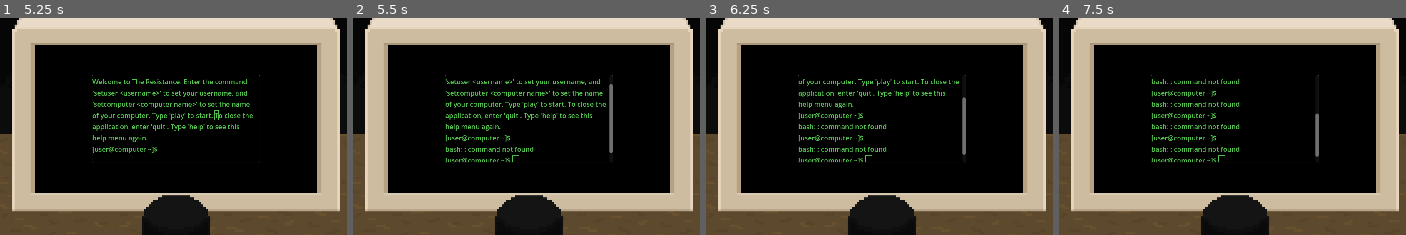
Above: before the commit, frames 1-4 (left to right).
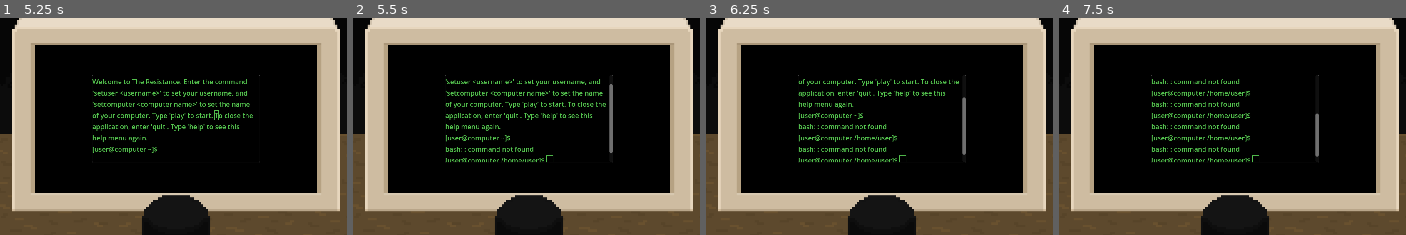
Above: after the commit, the same moments.

Repository: bunnybunnybun/The-Resistance
Game: Godot game, scene res://scenes/MainMenu.tscn
Same seed, same stepped clock (60 frames per second), same inputs: the game is played once before the commit and once after it.
Inputs (mouse positions are % of the whole screen's width and height, from its top left):
- Up to frame 1 (5.25 s): tap Enter at 0.5, 0.6, 1.35, 2.3, 3.05, 3.6, 4.35 s; move the mouse to (78, 43) at 0.52 s; hold Right 0.53-1.28 s; click (78, 43) at 0.67 s; tap F1 (continue_in_dialog) at 1.25, 2, 2.75, 3.5, 4.15, 4.25 s; move the mouse to (29, 53) at 1.27 s; hold Down 1.28-2.03 s; move the mouse to (64, 25) at 2.02 s; hold Right 2.03-2.78 s; tap Alt at 2.1, 5.1 s; move the mouse to (47, 69) at 2.77 s; hold Up 2.78-3.53 s; tap Shift at 2.85 s; click (47, 69) at 2.92 s; move the mouse to (87, 64) at 3.52 s; hold Left 3.53-5.03 s; move the mouse to (18, 33) at 4.27 s; move the mouse to (58, 48) at 5.02 s; hold Down from 5.03 s (still down); click (58, 48) at 5.17 s
- Up to frame 2 (5.5 s): keep holding Down; tap Enter at 5.3 s
- Up to frame 3 (6.25 s): move the mouse to (35, 22) at 5.77 s; release Down at 5.78 s; hold Right from 5.78 s (still down); tap Shift at 5.85 s; tap Enter at 6.05 s
- Up to frame 4 (7.5 s): move the mouse to (78, 43) at 6.52 s; release Right at 6.53 s; hold Up 6.53-7.28 s; tap Enter at 6.6, 7.35 s; move the mouse to (29, 53) at 7.27 s; hold Right from 7.28 s (still down); click (29, 53) at 7.42 s
The pictures show only the part of the screen within x 27-77%, y 25-75%; the shares and areas given below are measured in that part.

Frame 1 is identical in both runs. In frame 2, 0.2% of the frame differs, in the area x 42-58%, y 63-67%; in frame 3, 0.3%; in frame 4, 0.7%, in the area x 42-58%, y 33-67%.

Commit message:
Added the ability to set a username and computer name.

Diff:
--- a/MainMenu.tscn
+++ b/MainMenu.tscn
@@ -1,6 +1,6 @@
 [gd_scene load_steps=5 format=3 uid="uid://dvlamqsyyej88"]
 
-[ext_resource type="Script" uid="uid://c7dfw3c2v8r1v" path="res://main_menu.gd" id="1_i26rj"]
+[ext_resource type="Script" uid="uid://c7dfw3c2v8r1v" path="res://scripts/main_menu.gd" id="1_i26rj"]
 [ext_resource type="Texture2D" uid="uid://b7kjcg6ajlfcv" path="res://images/main_menu_background.png" id="2_eiy7p"]
 [ext_resource type="FontFile" uid="uid://brxrvyhwbk85q" path="res://fonts/elounda/font/Elounda-Italic.ttf" id="3_h7a2f"]
 
--- a/project.godot
+++ b/project.godot
@@ -14,6 +14,10 @@
 run/main_scene="res://scenes/MainMenu.tscn"
 config/features=PackedStringArray("4.5", "GL Compatibility")
 config/icon="res://icon.svg"
+
+[autoload]
+
+Global="*res://scripts/global.gd"
 
 [display]
 
--- a/scenes/IntroDialog.tscn
+++ b/scenes/IntroDialog.tscn
@@ -1,7 +1,7 @@
 [gd_scene load_steps=3 format=3 uid="uid://c10ly7icxihtw"]
 
 [ext_resource type="FontFile" uid="uid://ch8t435m137eh" path="res://fonts/Tomorrow/Tomorrow-Regular.ttf" id="1_xkam6"]
-[ext_resource type="Script" uid="uid://b56gt8twdwi8y" path="res://label.gd" id="2_g2clt"]
+[ext_resource type="Script" uid="uid://b56gt8twdwi8y" path="res://scripts/label.gd" id="2_g2clt"]
 
 [node name="Control" type="Control"]
 layout_mode = 3
--- a/scenes/MainMenu.tscn
+++ b/scenes/MainMenu.tscn
@@ -1,6 +1,6 @@
 [gd_scene load_steps=5 format=3 uid="uid://dosqxnixp8bbc"]
 
-[ext_resource type="Script" uid="uid://c7dfw3c2v8r1v" path="res://main_menu.gd" id="1_i26rj"]
+[ext_resource type="Script" uid="uid://c7dfw3c2v8r1v" path="res://scripts/main_menu.gd" id="1_i26rj"]
 [ext_resource type="Texture2D" uid="uid://b7kjcg6ajlfcv" path="res://images/main_menu_background.png" id="2_eiy7p"]
 [ext_resource type="FontFile" uid="uid://brxrvyhwbk85q" path="res://fonts/elounda/font/Elounda-Italic.ttf" id="3_h7a2f"]
 
--- a/scenes/text_edit.gd
+++ b/scenes/text_edit.gd
@@ -7,7 +7,7 @@
 		"dev": {},
 		"etc": {},
 		"home": {
-			"user": {
+			Global.username: {
 				"Documents": {
 					"Secrets.txt": "HAHA you thought you could discover my deepest secrets?",
 					"placehold.txt": "this is a placeholder"
@@ -24,6 +24,7 @@
 @onready var current_path = "/home/user"
 
 func _ready():
+	text_edit.text = "[" + Global.username + "@" + Global.computername + " " + current_path +"]$ "
 	text_edit.gui_input.connect(_on_LineEdit_gui_input)
 
 func _on_LineEdit_gui_input(event):
@@ -182,7 +183,7 @@
 		elif command == "pwd":
 			text_edit.text += "\n" + current_path
 		elif command == "clear":
-			text_edit.text = "[user@computer " + current_path + "]$ "
+			text_edit.text = "\n[" + Global.username + "@" + Global.computername + " " + current_path +"]$ "
 			var last_line = text_edit.get_line_count() - 1
 			text_edit.set_caret_column(text_edit.get_line(last_line).length())
 			return
@@ -191,7 +192,7 @@
 		else:
 			text_edit.text = text_edit.text + "\nbash: " + command + ": command not found"
 
-		text_edit.text = text_edit.text + "\n[user@computer " + current_path +"]$ "
+		text_edit.text = text_edit.text + "\n[" + Global.username + "@" + Global.computername + " " + current_path +"]$ "
 		var last_line = text_edit.get_line_count() - 1
 		text_edit.set_caret_line(last_line)
 		text_edit.set_caret_column(text_edit.get_line(last_line).length())
--- /dev/null
+++ b/scripts/global.gd
@@ -0,0 +1,4 @@
+extends Node
+
+var username = "user"
+var computername = "computer"
--- a/main_menu.gd
+++ b/scripts/main_menu.gd
@@ -2,6 +2,8 @@
 
 @onready var text_edit: TextEdit = $TextEdit
 @onready var label: Label = $Label
+@onready var username = "username"
+@onready var computername = "computer"
 
 func _ready():
 	text_edit.gui_input.connect(_on_LineEdit_gui_input)
@@ -11,15 +13,23 @@
 		text_edit.accept_event()
 
 		var line_count = text_edit.get_line_count()
-		var prompt = "[user@computer ~]$ "
+		var full_command = ""
 		var command = ""
+		var arg = ""
 		for i in range(line_count - 1, -1, -1):
 			var line = text_edit.get_line(i)
 			if not line.is_empty():
-				if line.begins_with(prompt):
-					command = line.substr(prompt.length(), line.length() - prompt.length()).strip_edges()
+				var dollar_pos = line.find("$")
+				if dollar_pos != -1:
+					full_command = line.substr(dollar_pos + 1, line.length() - dollar_pos - 1).strip_edges()
 				else:
-					command = line.strip_edges()
+					full_command = line.strip_edges()
+
+				var command_parts = full_command.split(" ", false, 1)
+				if command_parts.size() > 0:
+					command = command_parts[0]
+				if command_parts.size() > 1:
+					arg = command_parts[1].strip_edges()
 				break
 
 		if command == "quit":
@@ -28,10 +38,14 @@
 			get_tree().change_scene_to_file("res://scenes/IntroDialog.tscn")
 		elif command == "help":
 			text_edit.text = text_edit.text + "\nWelcome to The Resistance. Enter the command 'setuser <username>' to set your username, and 'setcomputer <computer name>' to set the name of your computer. Type 'play' to start. To close the application, enter 'quit'. Type 'help' to see this help menu again."
+		elif command == "setuser":
+			Global.username = arg
+		elif command == "setcomputer":
+			Global.computername = arg
 		else:
 			text_edit.text = text_edit.text + "\nbash: " + command + ": command not found"
 
-		text_edit.text = text_edit.text + "\n[user@computer ~]$ "
+		text_edit.text = text_edit.text + "\n[" + Global.username + "@" + Global.computername + " /home/" + Global.username + "]$ "
 		var last_line = text_edit.get_line_count() - 1
 		text_edit.set_caret_line(last_line)
 		text_edit.set_caret_column(text_edit.get_line(last_line).length())
Not shown, added: scripts/global.gd.uid
Renamed: label.gd -> scripts/label.gd
Renamed: label.gd.uid -> scripts/label.gd.uid
Renamed: main_menu.gd.uid -> scripts/main_menu.gd.uid
Renamed: scenes/rich_text_label.gd -> scripts/rich_text_label.gd
Renamed: scenes/rich_text_label.gd.uid -> scripts/rich_text_label.gd.uid
